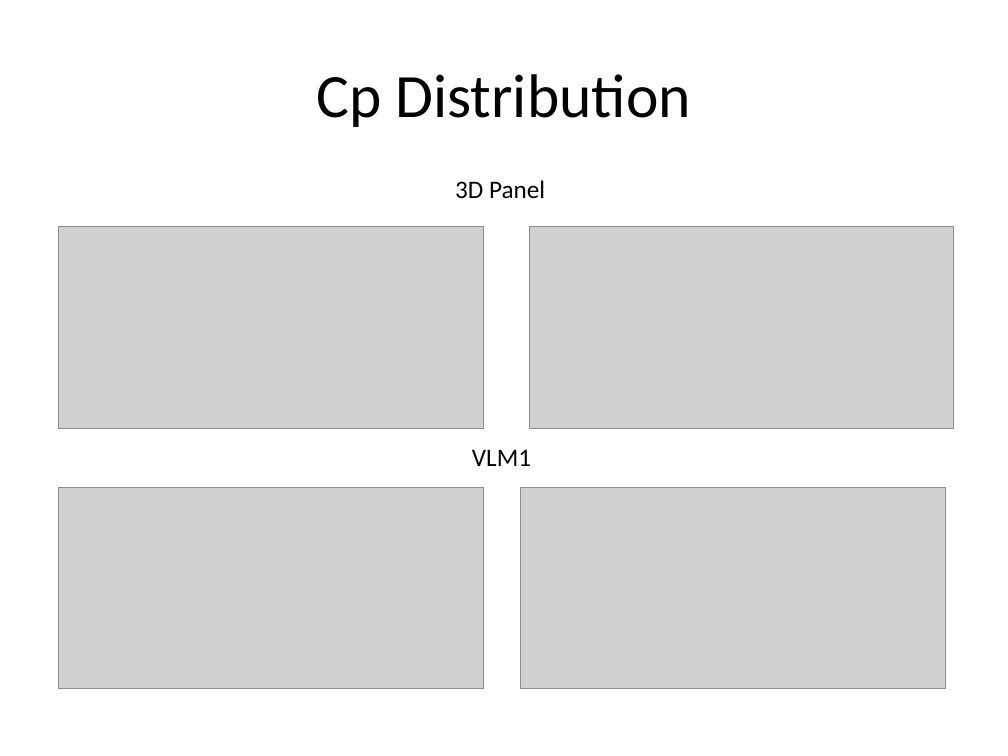
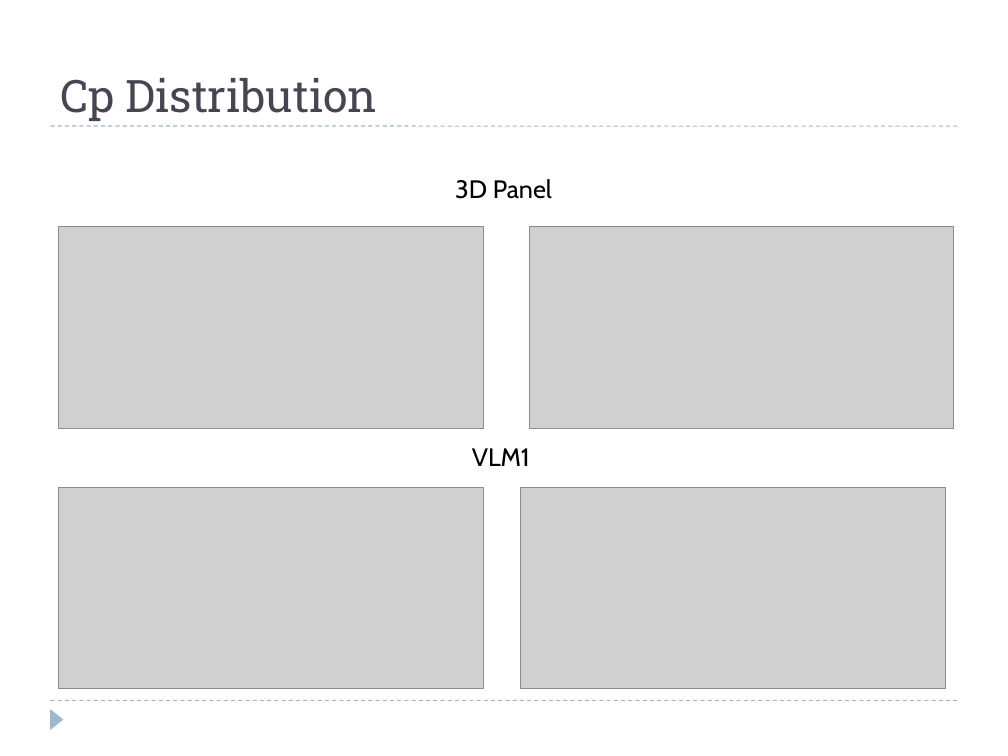
Before and after one commit to colinparker/Pterosaur, a slide deck: slide 17 of XFLR5 Methods and Their Application in.pptx (slide 18 before the commit). Drawn at 1008x756 pixels with LibreOffice and Linux fonts; fonts in the diff are those of the drawing; grey boxes stand for pictures. Boxes give left, top, right and bottom in pixels: in the first picture for what was removed or moved away, otherwise in the second. Text is boxed around its words. In the diff, an @@ line names an element or a change of style, - is before the commit and + after.

```diff
--- a/XFLR5 Methods and Their Application in.pptx
+++ b/XFLR5 Methods and Their Application in.pptx
@@ title "Cp Distribution": place and size @@
-title "Cp Distribution" at [316, 74, 691, 127]
+title "Cp Distribution" at [60, 78, 378, 121]
@@ title "Cp Distribution" at [60, 78, 378, 121]: size 44 to 32 pt, font Calibri to Roboto Slab, text colour #000000 to #464653; alignment centre to left; vertical alignment middle to bottom @@
@@ line added from (50, 126) to (958, 126), #9FB8CD 0.75 pt dashed @@
@@ text "3D Panel" at [455, 179, 552, 199]: font Calibri to Cabin @@
@@ text "VLM1" at [472, 448, 530, 466]: font Calibri to Cabin @@
@@ line added from (50, 701) to (958, 701), #9FB8CD 0.75 pt dashed @@
@@ triangle added at [50, 709, 64, 730], fill #9FB8CD @@
```
Also in this commit, not shown: 13 other slides changed, 5 slides added, 6 slides removed, 1 other file.
